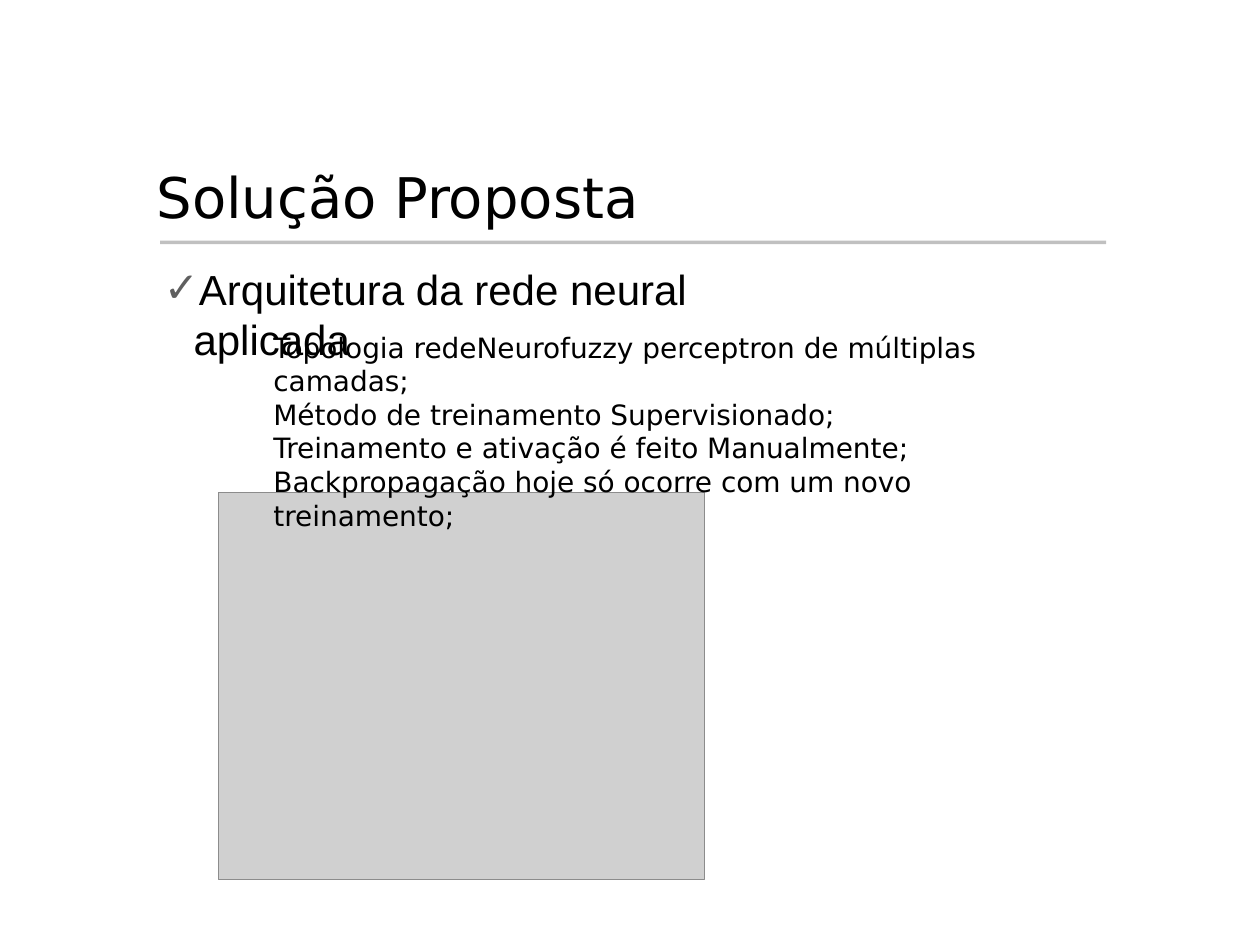
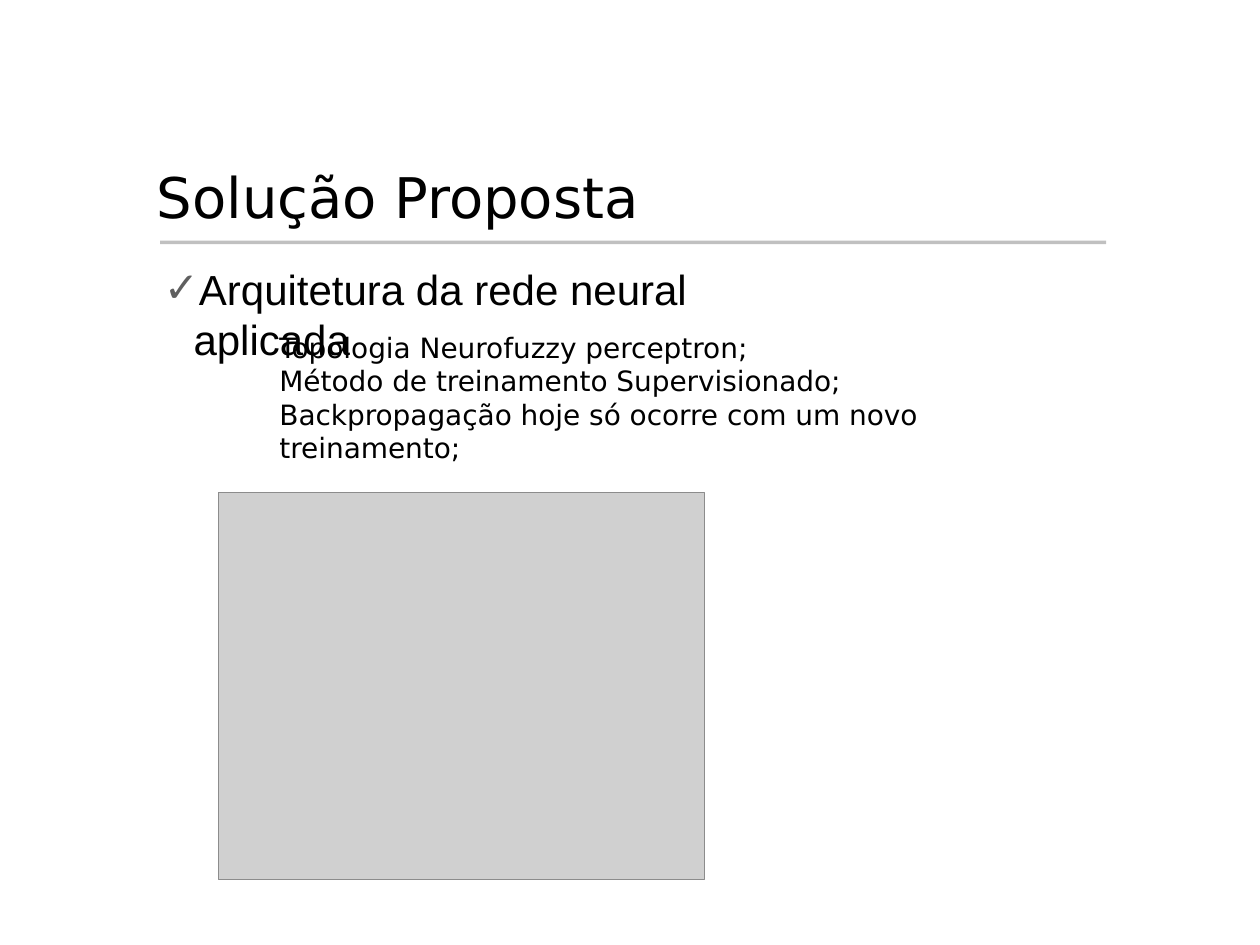
Before and after one commit to rcabral/creditanalyst, a slide deck: slide 10 of Apresentacao_Hermes/Apresentacao_Hermes.ppt (slide 11 before the commit). Drawn at 1260x945 pixels with LibreOffice and Linux fonts; fonts in the diff are those of the drawing; grey boxes stand for pictures; background and template pictures are left out. Boxes give left, top, right and bottom in pixels: in the first picture for what was removed or moved away, otherwise in the second. Text is boxed around its words. In the diff, an @@ line names an element or a change of style, - is before the commit and + after.

```diff
--- a/Apresentacao_Hermes/Apresentacao_Hermes.ppt
+++ b/Apresentacao_Hermes/Apresentacao_Hermes.ppt
@@ text at bbox=[279, 335, 747, 364]: text changed @@
-Topologia redeNeurofuzzy perceptron de múltiplas camadas;
+Topologia Neurofuzzy perceptron;
@@ text at bbox=[273, 436, 908, 464]: paragraph removed @@
-Treinamento e ativação é feito Manualmente;
```
Also in this commit, not shown: 11 other slides changed, 2 slides added, 2 slides removed.
